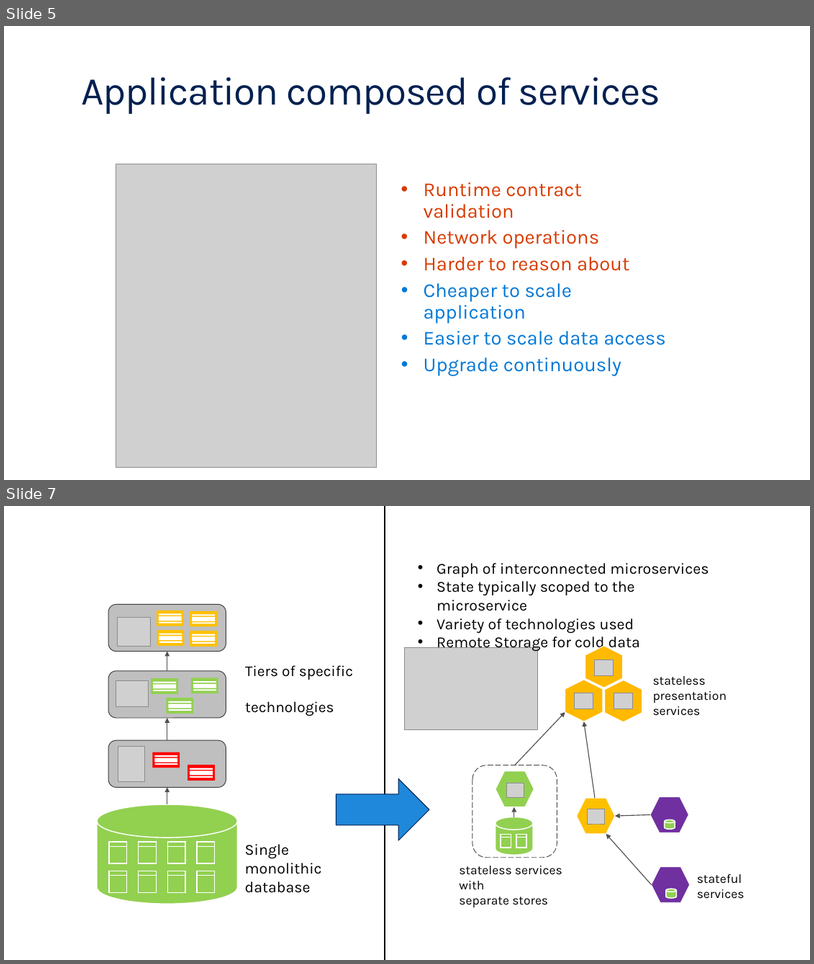
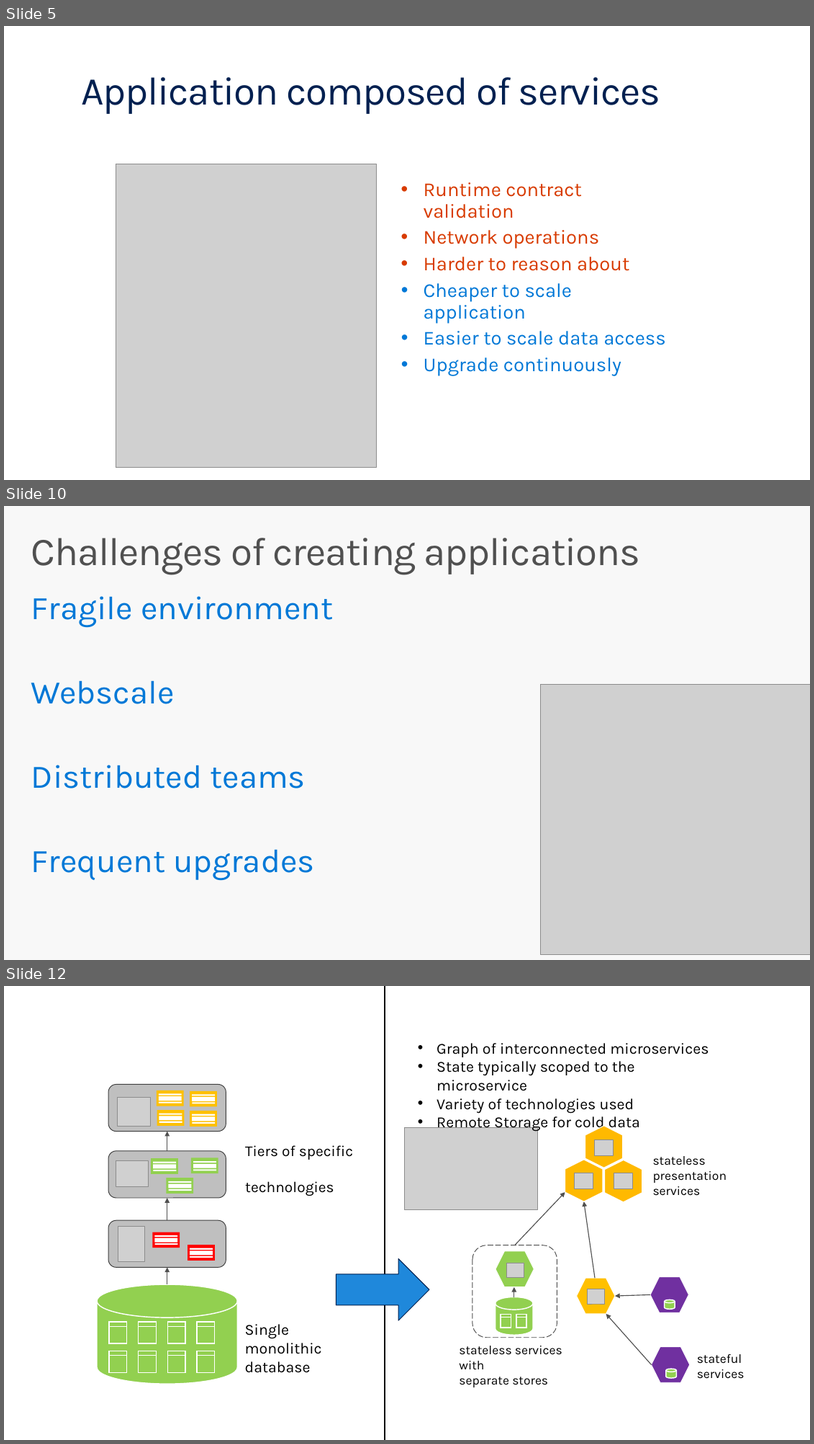
Before and after one commit to brentstineman/PersonalStuff, a slide deck: Presentations/Service Fabric/ServiceFabric Overview.pptx. Shown one above the other, each under a label of ours: slides 5 and 7 before the commit, slides 5, 10 and 12 after it; the slides between them are not shown. The pictures are 814x964 and 814x1444 pixels, drawn with LibreOffice and Linux fonts; fonts in the diff are those of the drawing; grey boxes stand for pictures; background and template pictures are left out. Boxes give left, top, right and bottom in pixels: in the first picture for what was removed or moved away, otherwise in the second. Text is boxed around its words. In the diff, an @@ line names an element or a change of style, - is before the commit and + after.

```diff
--- a/Presentations/Service Fabric/ServiceFabric Overview.pptx
+++ b/Presentations/Service Fabric/ServiceFabric Overview.pptx
@@ slide 10 added at <box>4,506,810,960</box>, background #F8F8F8 @@
@@ title added at <box>31,538,641,575</box>, 48 pt, text #505050 @@
+Challenges of creating applications
@@ text added at <box>31,596,334,880</box>, 40 pt, text #0078D7 @@
+Fragile environment
+Webscale
+Distributed teams
+Frequent upgrades
@@ picture added at <box>540,685,810,955</box> @@
@@ what was slide 7 is now slide 12 @@
```
Also in this commit, not shown: 10 other slides added, 1 slide removed, 1 other file.
